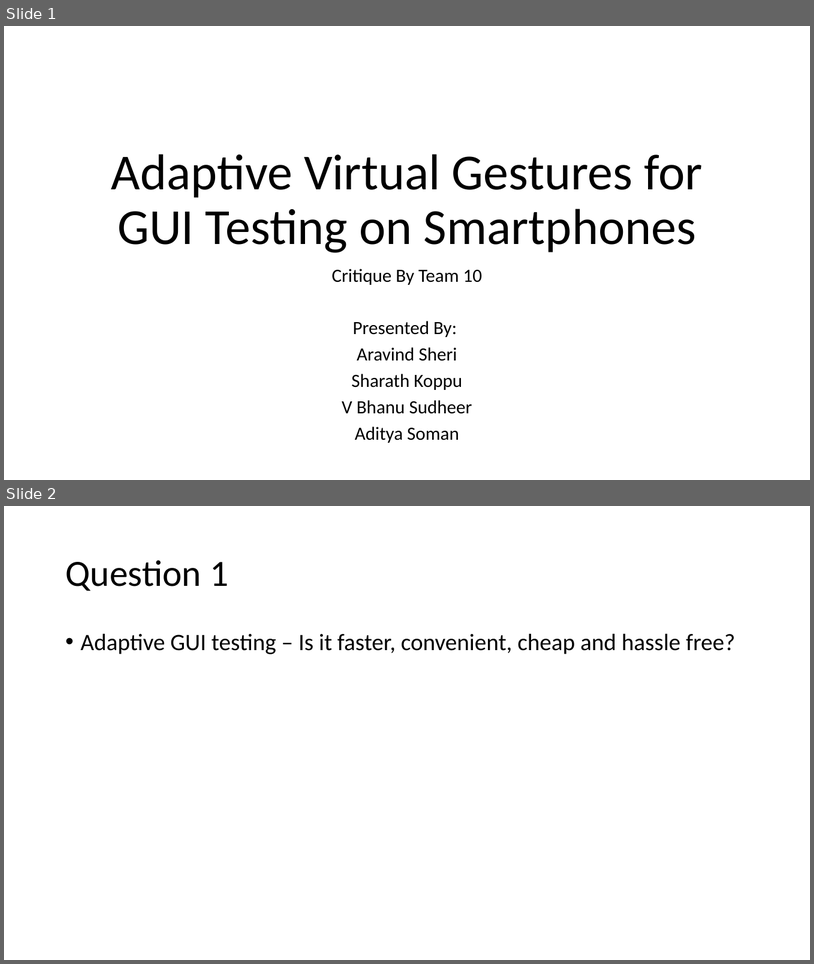
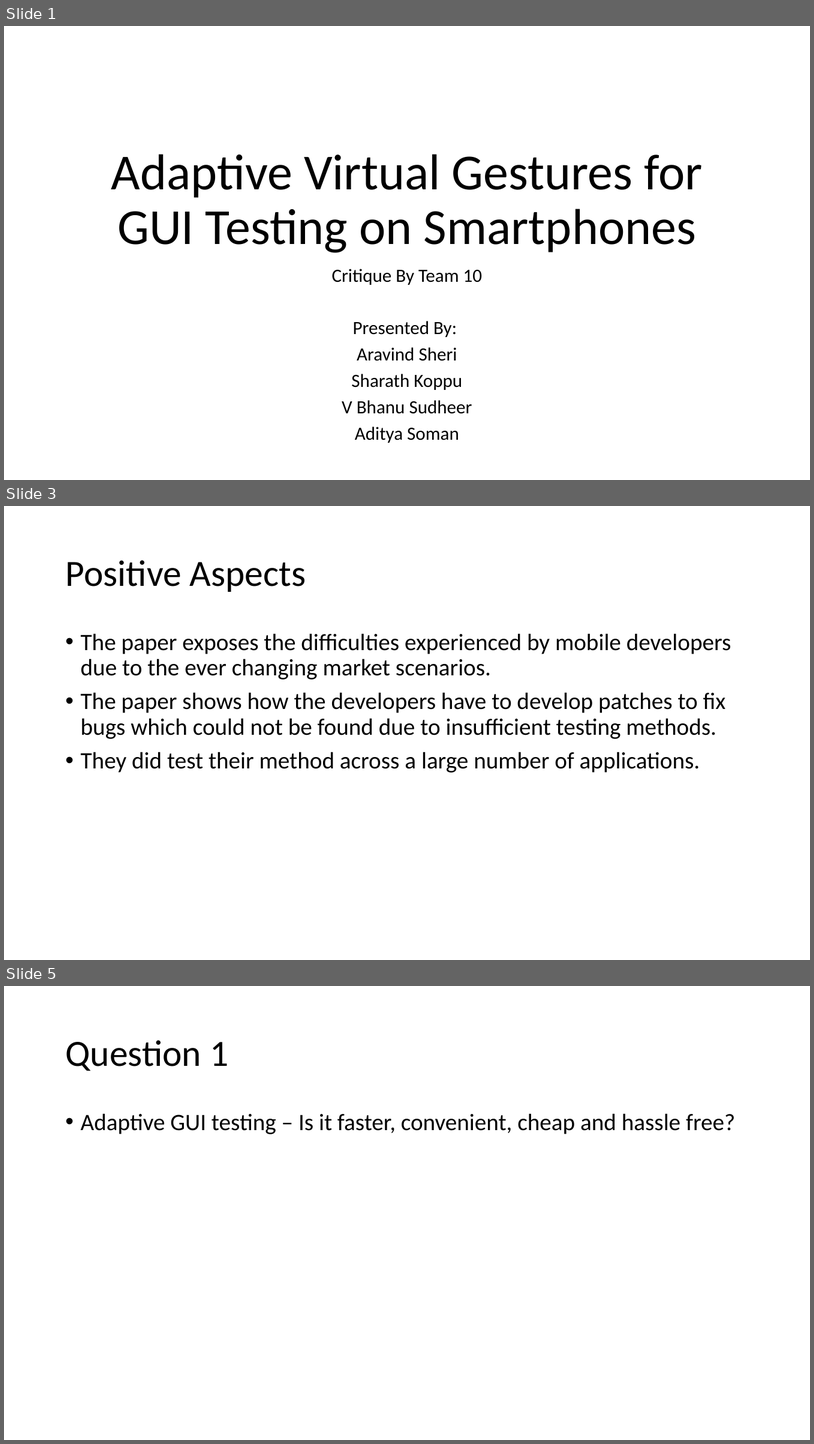
Before and after one commit to adityasomann/ASE-Presentations, a slide deck: critique.pptx. Shown one above the other, each under a label of ours: slides 1 and 2 before the commit, slides 1, 3 and 5 after it; the slides between them are not shown. The pictures are 814x964 and 814x1444 pixels, drawn with LibreOffice and Linux fonts; fonts in the diff are those of the drawing. Boxes give left, top, right and bottom in pixels: in the first picture for what was removed or moved away, otherwise in the second. Text is boxed around its words. In the diff, an @@ line names an element or a change of style, - is before the commit and + after.

```diff
--- a/critique.pptx
+++ b/critique.pptx
@@ slide 3 added at box(4, 506, 810, 960), background #FFFFFF @@
@@ title added at box(65, 560, 306, 592), 44 pt, text #000000 @@
+Positive Aspects
@@ text added at box(81, 633, 732, 772), 28 pt, text #000000 @@
+• The paper exposes the difficulties experienced by mobile developers due to the ever changing market scenarios.
+• The paper shows how the developers have to develop patches to fix bugs which could not be found due to insufficient testing methods.
+• They did test their method across a large number of applications.
@@ what was slide 2 is now slide 5 @@
```
Also in this commit, not shown: 2 other slides added.
